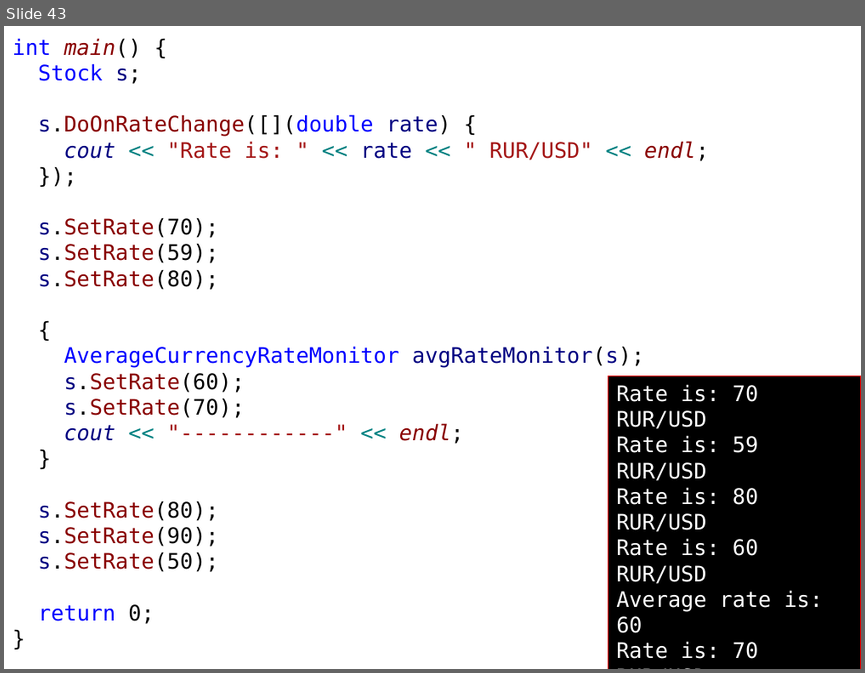
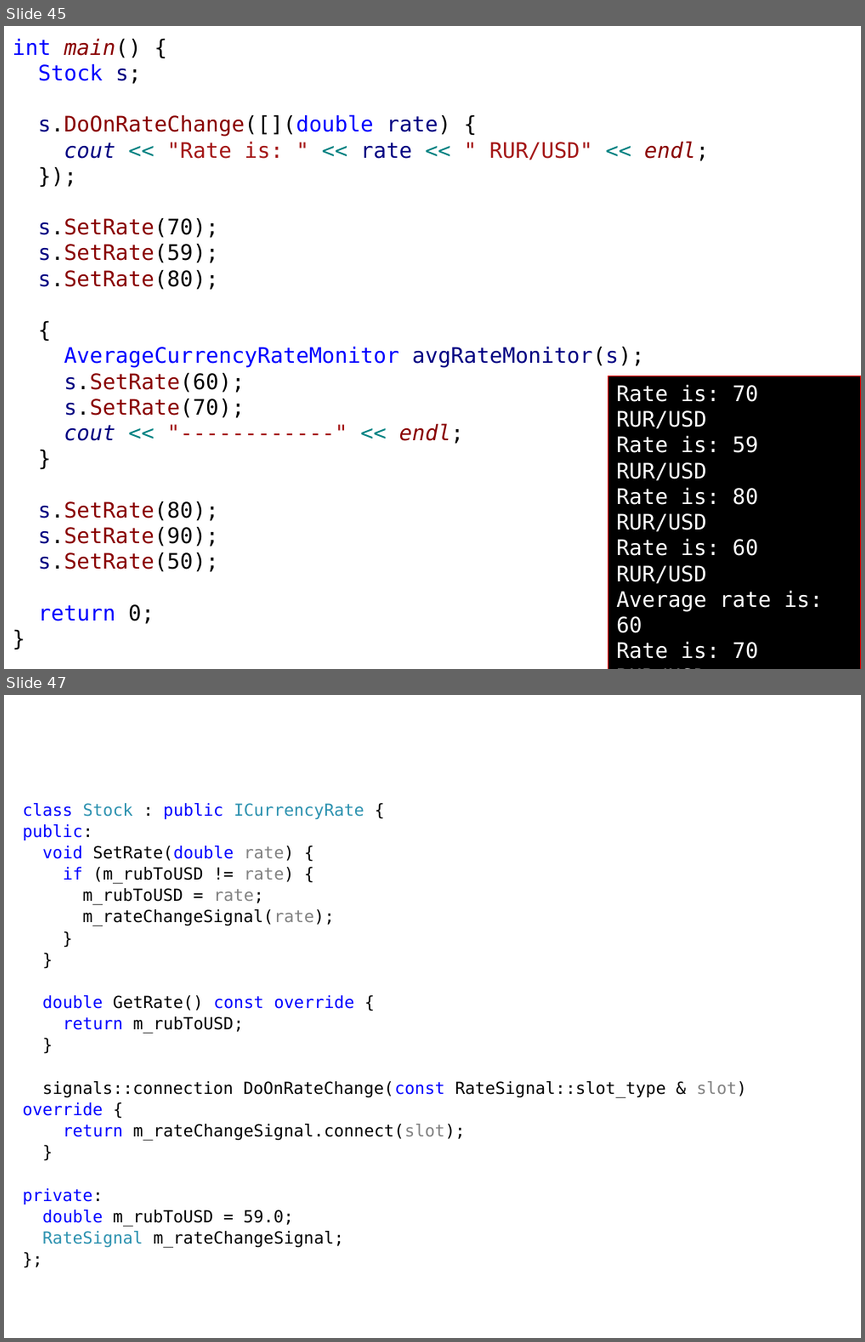
Before and after one commit to alexey-malov/ood, a slide deck: lectures/02.observer/observer.pptx. Shown one above the other, each under a label of ours: slide 43 before the commit, slides 45 and 47 after it; the slides between them are not shown. The pictures are 865x673 and 865x1342 pixels, drawn with LibreOffice and Linux fonts; fonts in the diff are those of the drawing. Boxes give left, top, right and bottom in pixels: in the first picture for what was removed or moved away, otherwise in the second. Text is boxed around its words. In the diff, an @@ line names an element or a change of style, - is before the commit and + after.

```diff
--- a/lectures/02.observer/observer.pptx
+++ b/lectures/02.observer/observer.pptx
@@ slide 47 added at bbox=[4, 695, 861, 1338], background #FFFFFF @@
@@ text added at bbox=[23, 803, 747, 1247], 14 pt, text #000000 @@
+class Stock : public ICurrencyRate {
+public:
+void SetRate(double rate) {
+if (m_rubToUSD != rate) {
+m_rubToUSD = rate;
+m_rateChangeSignal(rate);
+}
+}
+double GetRate() const override {
+return m_rubToUSD;
+}
+signals::connection DoOnRateChange(const RateSignal::slot_type & slot) override {
+return m_rateChangeSignal.connect(slot);
+}
+private:
+double m_rubToUSD = 59.0;
+RateSignal m_rateChangeSignal;
+};
@@ what was slide 43 is now slide 45 @@
```
Also in this commit, not shown: 2 slides changed, 5 other slides added, 4 other files.
